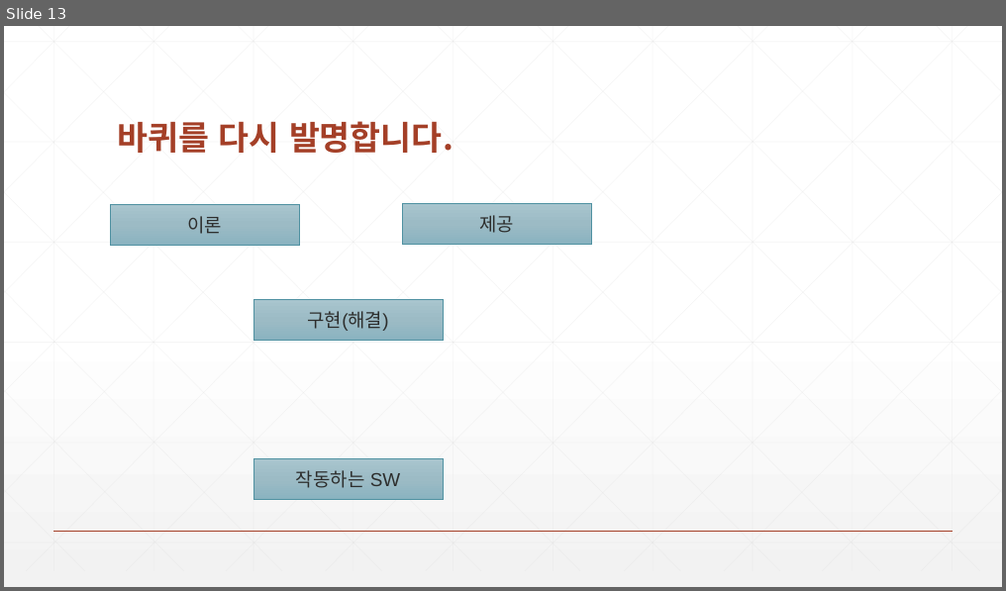
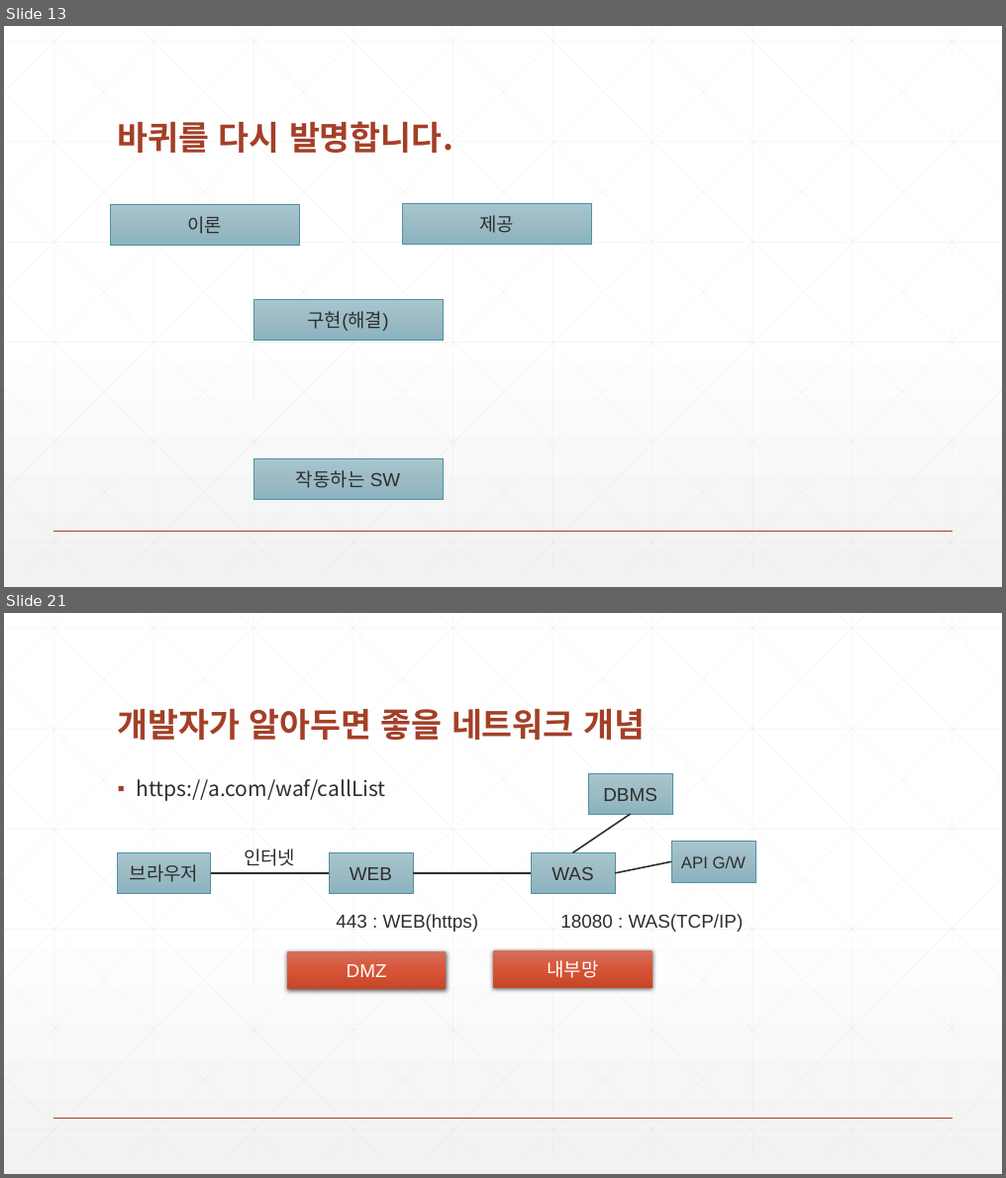
Before and after one commit to zeroshift01/code5, a slide deck: inflearn01/doc/교재.pptx. Shown one above the other, each under a label of ours: slide 13 before the commit, slides 13 and 21 after it; the slides between them are not shown. The pictures are 1006x591 and 1006x1178 pixels, drawn with LibreOffice and Linux fonts; fonts in the diff are those of the drawing. Boxes give left, top, right and bottom in pixels: in the first picture for what was removed or moved away, otherwise in the second. Text is boxed around its words. In the diff, an @@ line names an element or a change of style, - is before the commit and + after.

```diff
--- a/inflearn01/doc/교재.pptx
+++ b/inflearn01/doc/교재.pptx
@@ slide 21 added at <box>4,613,1002,1174</box>, background gradient #FFFFFF to #F2F2F2; not listed: 47 template elements that a slide beside it also shows @@
@@ title added at <box>118,708,645,740</box>, 32 pt, text #A43F27, bold @@
+개발자가 알아두면 좋을 네트워크 개념
@@ text added at <box>137,779,386,801</box>, 20 pt, text #2D2E2D @@
+▪ https://a.com/waf/callList
@@ rectangle added at <box>589,773,672,814</box>, fill gradient #A9C6CF to #9CBCC6 to #8AB4C0, outline #4F91A1 0.5 pt, 18 pt, text #2D2E2D @@
+DBMS
@@ line added from (573, 854) to (631, 814), #2D2E2D 1.5 pt @@
@@ text added at <box>244,849,295,866</box>, 18 pt, text #2D2E2D @@
+인터넷
@@ rectangle added at <box>672,842,755,881</box>, fill gradient #A9C6CF to #9CBCC6 to #8AB4C0, outline #4F91A1 0.5 pt, 16 pt, text #2D2E2D @@
+API G/W
@@ rectangle added at <box>117,854,211,894</box>, fill gradient #A9C6CF to #9CBCC6 to #8AB4C0, outline #4F91A1 0.5 pt, 18 pt, text #2D2E2D @@
+브라우저
@@ line added from (211, 873) to (329, 873), #2D2E2D 1.5 pt @@
@@ rectangle added at <box>329,854,413,894</box>, fill gradient #A9C6CF to #9CBCC6 to #8AB4C0, outline #4F91A1 0.5 pt, 18 pt, text #2D2E2D @@
+WEB
@@ line added from (413, 873) to (531, 873), #2D2E2D 1.5 pt @@
@@ rectangle added at <box>531,854,615,894</box>, fill gradient #A9C6CF to #9CBCC6 to #8AB4C0, outline #4F91A1 0.5 pt, 18 pt, text #2D2E2D @@
+WAS
@@ line added from (615, 873) to (672, 861), #2D2E2D 1.5 pt @@
@@ text added at <box>336,914,479,932</box>, 18 pt, text #2D2E2D @@
+443 : WEB(https)
@@ text added at <box>560,914,744,932</box>, 18 pt, text #2D2E2D @@
+18080 : WAS(TCP/IP)
@@ rectangle added at <box>287,953,446,990</box>, fill gradient #D7705D to #D85537 to #C84728, 18 pt, text #FFFFFF @@
+DMZ
@@ rectangle added at <box>494,950,652,988</box>, fill gradient #D7705D to #D85537 to #C84728, 18 pt, text #FFFFFF @@
+내부망
```
Also in this commit, not shown: 7 other slides added, 6 other files.
